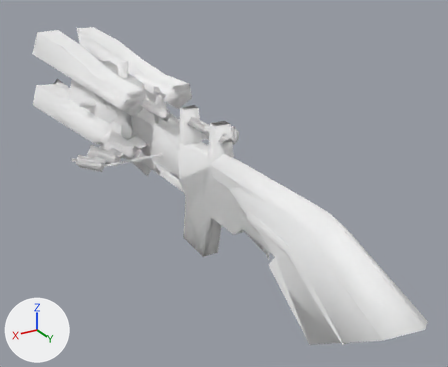
Renders of the glTF model docs/models/weapons/w06/009.glb from each side of a commit.
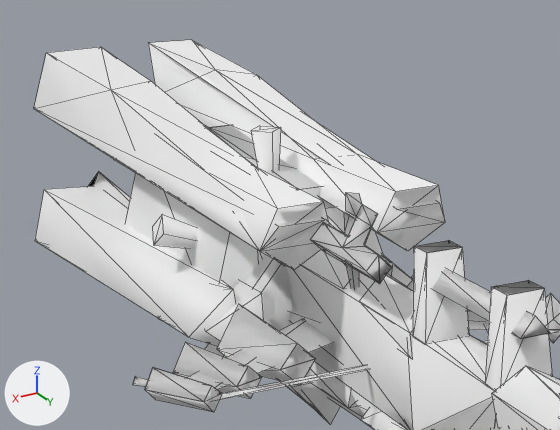
Each version is shown whole from a 50 mm camera at (0.805, 1.451, 0.509) aimed at (-0.136, -0.118, -0.276), then close up on the part from 4% to 53% of the width and 3% to 49% of the height. The lights are fixed; the arrows at lower left show +X, +Y and +Z. The last two pictures show the newer version. The close-ups show mesh edges as thin lines. Vertices at exactly the same position are counted once.

Script lines for the objects in view, before the commit:
```python
me_group_1 = bpy.data.meshes.new('Group[1]')
me_group_1.from_pydata(...)  # 75 vertices, 126 faces; spans x -0.154..0.154, y -1.33..0.01, z -0.325..-0.028
me_group_1.materials.append(mat_xfb__e_m00_lbg009_env)  # white #ffffff
me_group_100 = bpy.data.meshes.new('Group[100]')
me_group_100.from_pydata(...)  # 159 vertices, 230 faces; spans x -0.294..0.294, y -0.586..0.83, z -0.424..0.06
me_group_100.materials.append(mat_xfb__e_m00_lbg009_env)  # white #ffffff
me_group_2 = bpy.data.meshes.new('Group[2]')
me_group_2.from_pydata(...)  # 123 vertices, 205 faces; spans x -0.218..0.218, y -1.186..-0.281, z -0.357..0.075
me_group_2.materials.append(mat_xfb__e_m00_lbg009_env)  # white #ffffff
ob_group_1 = bpy.data.objects.new('Group[1]', me_group_1)
ob_group_1.location = (0.0, 0.0, 0.0)
ob_group_100 = bpy.data.objects.new('Group[100]', me_group_100)
ob_group_100.location = (0.0, 0.0, 0.0)
ob_group_2 = bpy.data.objects.new('Group[2]', me_group_2)
ob_group_2.location = (0.0, 0.0, 0.0)
# also in view: 'Group[0]' at (0.0, 0.078, -0.182)
```
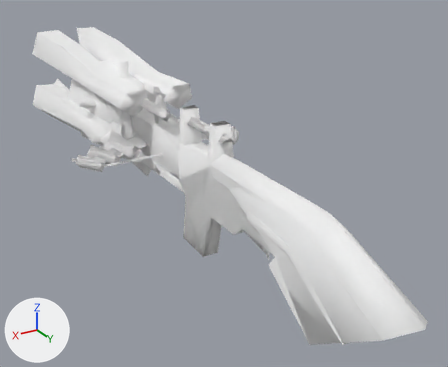
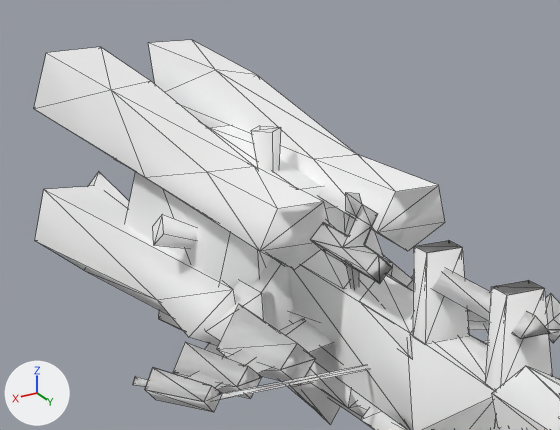
Patch to the scene script:
```diff
--- a/docs/models/weapons/w06/009.glb.py
+++ b/docs/models/weapons/w06/009.glb.py
@@ me_group_1 @@
 # used by ob_group_1; location = (0.0, 0.0, 0.0)
-me_group_1.from_pydata(...)  # 75 vertices, 126 faces; spans x -0.154..0.154, y -1.33..0.01, z -0.325..-0.028
+me_group_1.from_pydata(...)  # 63 vertices, 98 faces; spans x -0.154..0.154, y -1.33..0.01, z -0.325..-0.028
+# me_group_1 part 1
+# 12 vertices are removed from x -0.105..0.105, y -0.555..-0.516, z -0.278..-0.074
+# 28 faces are deleted
 me_group_1.materials.append(mat_xfb__e_m00_lbg009_env)
@@ me_group_2 @@
 # used by ob_group_2; location = (0.0, 0.0, 0.0)
-me_group_2.from_pydata(...)  # 123 vertices, 205 faces; spans x -0.218..0.218, y -1.186..-0.281, z -0.357..0.075
+me_group_2.from_pydata(...)  # 111 vertices, 162 faces; spans x -0.218..0.218, y -1.186..-0.281, z -0.357..0.075
+# me_group_2 part 2: the loose piece of 8 vertices spanning x -0.141..0.135, y -0.679..-0.437, z -0.325..-0.023 is deleted
+# me_group_2 part 3
+# 4 vertices are removed from x -0.106..0.109, y -0.281, z -0.004
+# 31 faces are deleted
 me_group_2.materials.append(mat_xfb__e_m00_lbg009_env)
```

Pixel boxes (x1, y1, x2, y2) of what changed, in the close-ups (560 x 430 px):
'Group[1]', reshaped (mostly hidden)
    before: (88, 159, 407, 411)
    after: (88, 158, 407, 411)
part 1 of me_group_1, deleted (mostly hidden)
    before: (101, 161, 130, 201)
part 2 of me_group_2, deleted
    before: (245, 216, 345, 405)
part 3 of me_group_2, deleted
    before: (35, 47, 445, 337)
